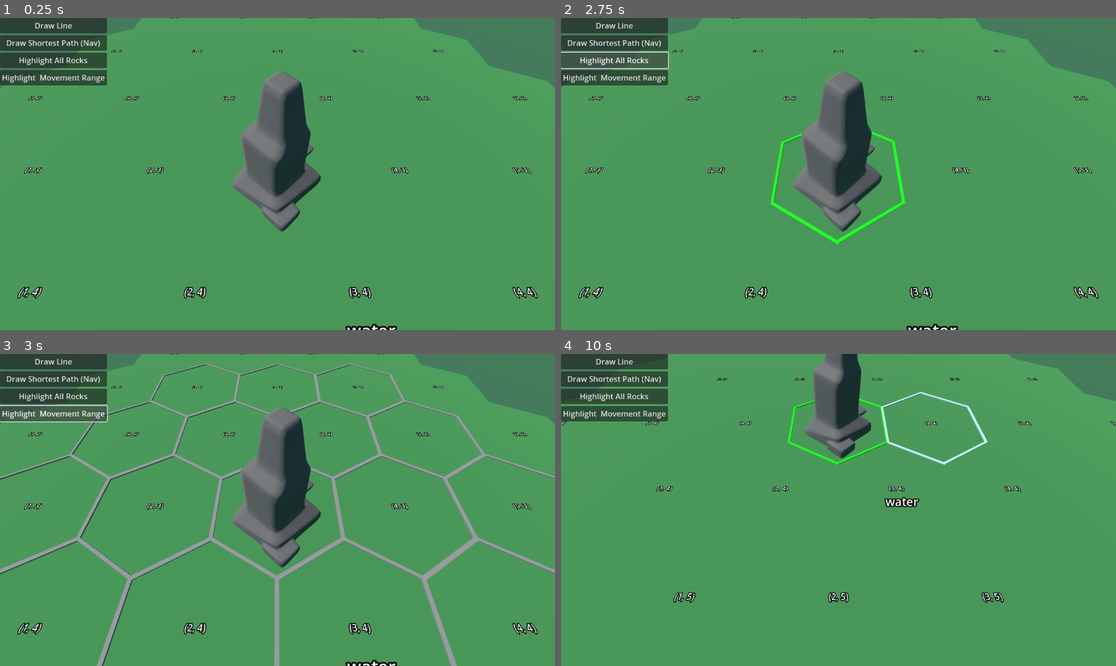
Above: before the commit, frames 1-4 (two rows, left to right).
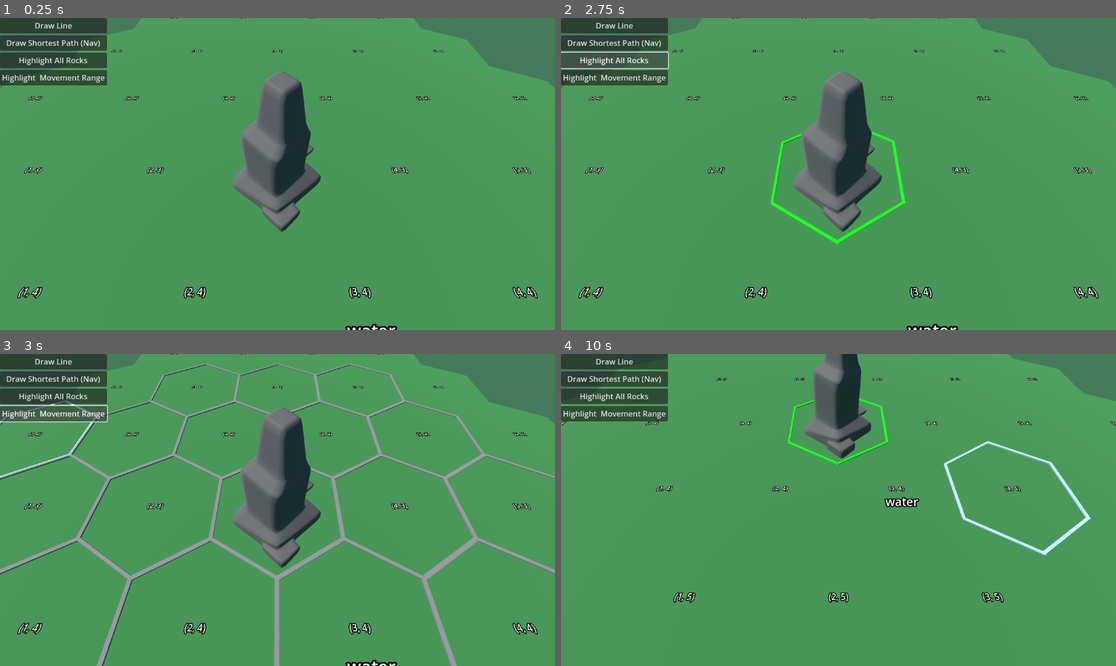
Above: after the commit, the same moments.

Repository: nheeb/spell-tactics
Game: Godot game, scene res://Logic/Main.tscn
Two runs of this game, one before a commit and one after it. Both use one fixed random seed, a clock stepped at 60 frames per second and the inputs below.
Inputs (mouse positions are in pixels of both pictures, inside the frame that each line leads up to):
- Up to frame 1 (0.25 s): no input
- Up to frame 2 (2.75 s): click "Draw Line" at 0.5 s; click "Draw Shortest Path (Nav)" at 1.25 s; click "Highlight All Rocks" at 2 s
- Up to frame 3 (3 s): click "Highlight Movement Range" at 2.75 s
- Up to frame 4 (10 s): click "Draw Line" at 3.5 s; click "Draw Shortest Path (Nav)" at 4.25 s; click "Highlight All Rocks" at 5 s; click "Highlight Movement Range" at 5.75 s; click "Draw Line" at 6.5 s; click "Draw Shortest Path (Nav)" at 7.25 s; click "Highlight All Rocks" at 8 s; click "Highlight Movement Range" at 8.75 s; tap Enter at 9.5 s; move the mouse to (960, 494) at 9.52 s; hold S (move_camera_backwards) from 9.53 s (still down); click (960, 494) at 9.67 s

Frames 1-2 are identical in both runs. In frame 3, 0.2% of the frame differs, in the area x 0-18%, y 14-40%; in frame 4, 1.1%, in the area x 57-96%, y 12-65%.

Commit message:
raycast tile hover

Diff:
--- a/Logic/Events.gd
+++ b/Logic/Events.gd
@@ -1,3 +1,9 @@
 extends Node
 
 ## For global events that trigger audio / visual stuff
+
+
+signal tile_hovered(tile)
+signal tile_unhovered(tile)
+
+signal tile_clicked(tile)
--- a/Logic/Tiles/Tile.tscn
+++ b/Logic/Tiles/Tile.tscn
@@ -30,7 +30,7 @@
 pixel_size = 0.003
 text = "Tee"
 
-[node name="Area3D" type="Area3D" parent="."]
+[node name="Area3D" type="Area3D" parent="." groups=["tile_area"]]
 
 [node name="CollisionPolygon3D" type="CollisionPolygon3D" parent="Area3D"]
 transform = Transform3D(0.866025, -0.5, 0, -2.18557e-08, -3.78552e-08, 1, -0.5, -0.866025, -4.37114e-08, 0, 0, 0)
@@ -74,6 +74,3 @@
 transform = Transform3D(-0.877268, 0, 0.018452, 0, 0.235877, 0, -0.506491, 0, -0.0319599, -0.436516, 2.38419e-07, 0.751075)
 mesh = SubResource("BoxMesh_ltq8m")
 skeleton = NodePath("../../..")
-
-[connection signal="mouse_entered" from="Area3D" to="." method="_on_area_3d_mouse_entered"]
-[connection signal="mouse_exited" from="Area3D" to="." method="_on_area_3d_mouse_exited"]
--- a/Prototype/Prototyping.gd
+++ b/Prototype/Prototyping.gd
@@ -1,4 +1,7 @@
 extends Node3D
+
+func _ready() -> void:
+	pass
 
 
 var flip := false
@@ -26,7 +29,8 @@
 
 
 
-@onready var mouse_ray = %MouseRaycast
+@onready var mouse_ray := %MouseRaycast
+var currently_hovering: Tile = null
 func _physics_process(delta: float) -> void:
 	var mouse_position := get_viewport().get_mouse_position()
 	var camera := get_viewport().get_camera_3d()
@@ -37,5 +41,21 @@
 	mouse_ray.target_position = mouse_ray.to_local(end)
 
 	if mouse_ray.is_colliding():
-		#print(mouse_ray.get_collider())
-		pass
+		var collider = mouse_ray.get_collider()
+		if collider is Area3D:
+			if collider.is_in_group("tile_area"):
+				var tile: Tile = collider.get_parent()
+				if tile != currently_hovering:
+					tile.set_highlight(Highlight.Type.Hover, true)
+					Events.tile_hovered.emit(tile)
+
+				if currently_hovering != null and currently_hovering != tile:
+					currently_hovering.set_highlight(Highlight.Type.Hover, false)
+					Events.tile_unhovered.emit(currently_hovering)
+					currently_hovering = null
+				currently_hovering = tile
+	else:
+		if currently_hovering != null:
+			currently_hovering.set_highlight(Highlight.Type.Hover, false)
+			Events.tile_unhovered.emit(currently_hovering)
+			currently_hovering == null
